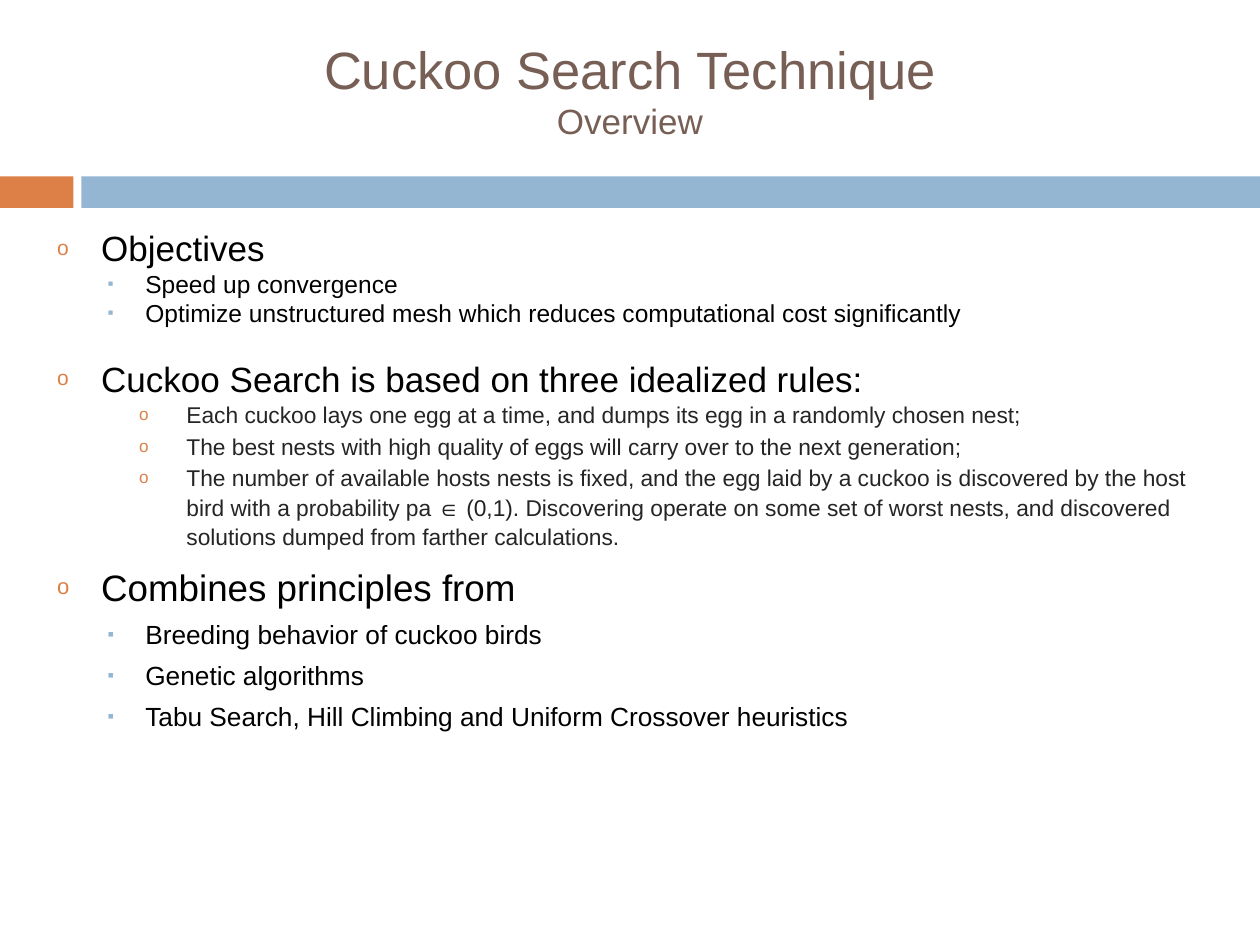
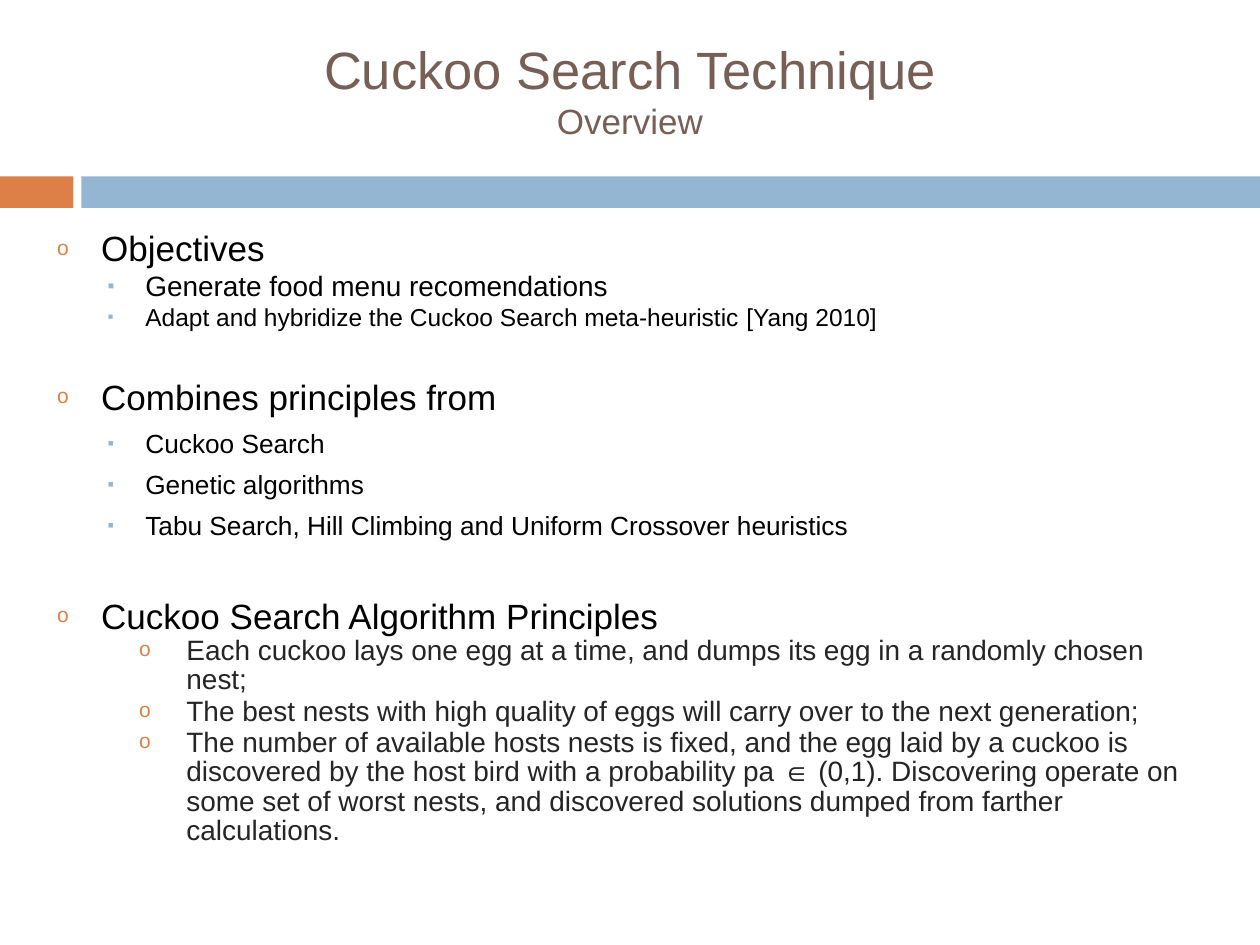
Before and after one commit to tiberiu-b/Diet4EldersDocumentation, a slide deck: slide 16 of Prezentare/TiberiuBoros.pptx. Drawn at 1260x945 pixels with LibreOffice and Linux fonts; fonts in the diff are those of the drawing; background and template pictures are left out. Boxes give left, top, right and bottom in pixels: in the first picture for what was removed or moved away, otherwise in the second. Text is boxed around its words. In the diff, an @@ line names an element or a change of style, - is before the commit and + after.

```diff
--- a/Prezentare/TiberiuBoros.pptx
+++ b/Prezentare/TiberiuBoros.pptx
@@ text at (101, 275, 876, 636): text changed; size 14 to 15 pt @@
-  ▪ Speed up convergence
-  ▪ Optimize unstructured mesh which reduces computational cost significantly
-o Cuckoo Search is based on three idealized rules:
+  ▪ Generate food menu recomendations
+  ▪ Adapt and hybridize the Cuckoo Search meta-heuristic [Yang 2010]
+o Combines principles from
+  ▪ Cuckoo Search
+  ▪ Genetic algorithms
+  ▪ Tabu Search, Hill Climbing and Uniform Crossover heuristics
+o Cuckoo Search Algorithm Principles
@@ text at (101, 574, 848, 732): paragraphs removed @@
-o Combines principles from
-  ▪ Breeding behavior of cuckoo birds
-  ▪ Genetic algorithms
-  ▪ Tabu Search, Hill Climbing and Uniform Crossover heuristics
@@ text at (186, 639, 1178, 841): size 13 to 16 pt in "Each cuckoo lays one egg at a ...", "The best nests with high quality of ...", "The number of available hosts nests is ..." @@
```
Also in this commit, not shown: 25 other slides changed, 9 other files.
